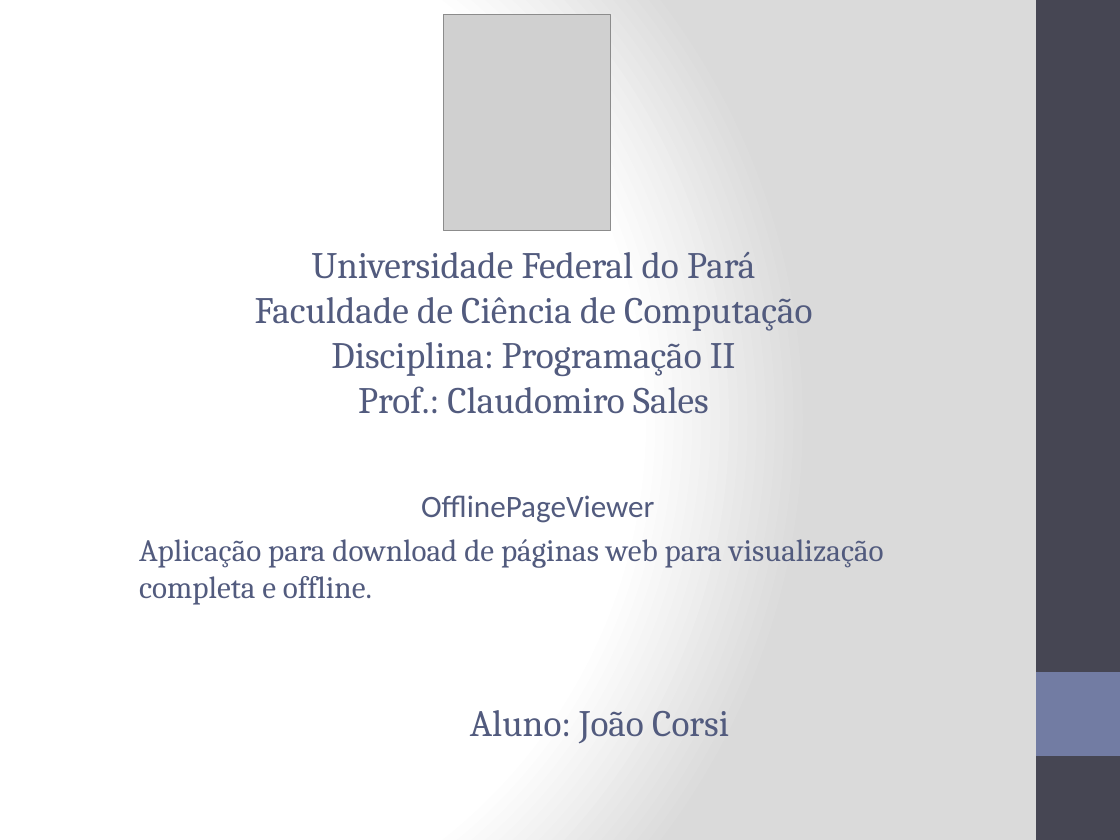
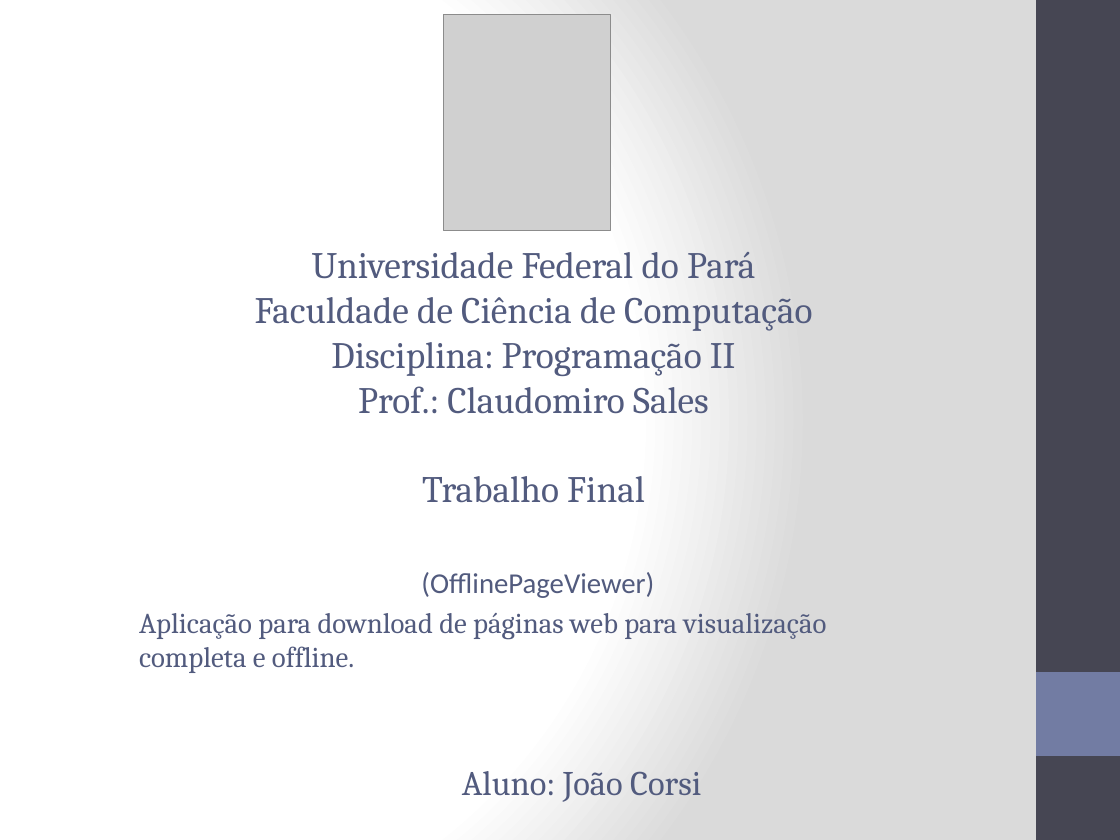
Before and after one commit to JJCorsiF/OfflinePageViewer, a slide deck: slide 1 of ProjetoDownloader.pptx. Drawn at 1120x840 pixels with LibreOffice and Linux fonts; fonts in the diff are those of the drawing; grey boxes stand for pictures. Boxes give left, top, right and bottom in pixels: in the first picture for what was removed or moved away, otherwise in the second. Text is boxed around its words. In the diff, an @@ line names an element or a change of style, - is before the commit and + after.

```diff
--- a/ProjetoDownloader.pptx
+++ b/ProjetoDownloader.pptx
@@ text at [422, 476, 645, 503]: paragraph added @@
+Trabalho Final
@@ subtitle at [421, 572, 654, 598]: text changed; size 20 to 18.5 pt @@
-OfflinePageViewer
+(OfflinePageViewer)
@@ subtitle at [139, 613, 826, 802]: size 20 to 18.5 pt in "Aplicação para download de páginas web para ..."; size 24 to 22.2 pt in "Aluno: João Corsi" @@
```
Also in this commit, not shown: 1 other slide changed, 18 slides added, 1 slide removed.
